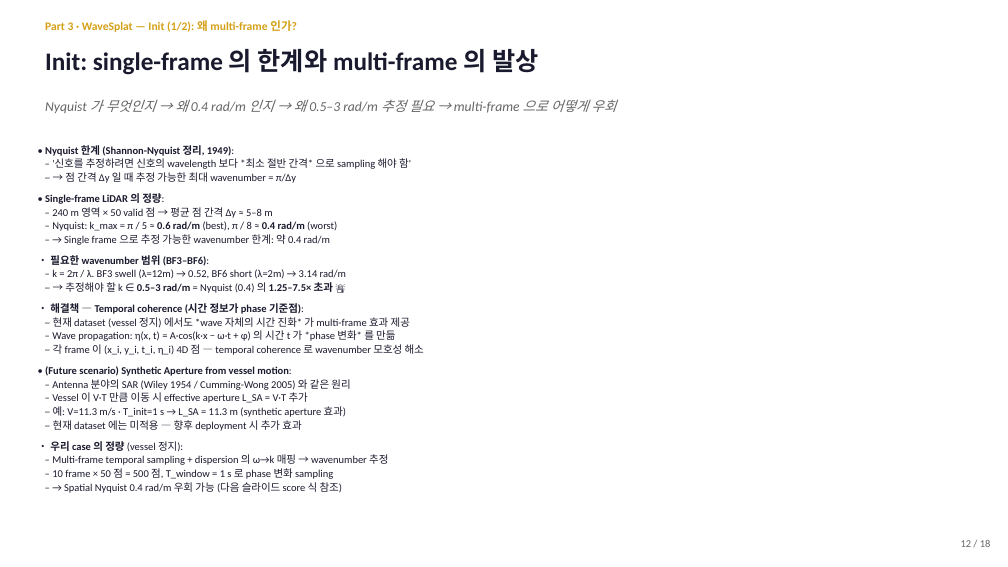
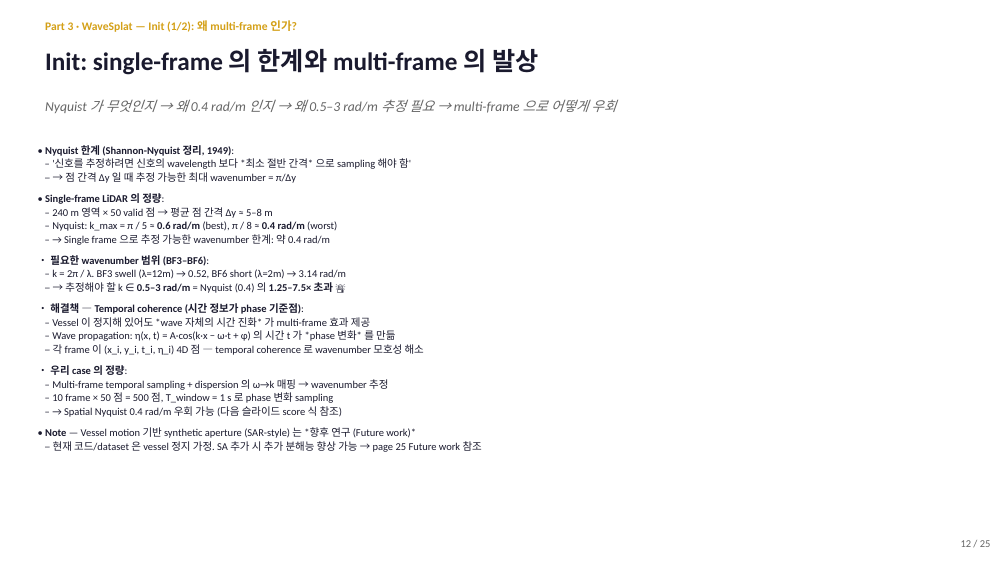
Before and after one commit to SAEYONGPARK94/wavesplat, a slide deck: slide 12 of wavesplat/docs/labmeeting_2026_05_13.pptx. Drawn at 1008x567 pixels with LibreOffice and Linux fonts; fonts in the diff are those of the drawing. Boxes give left, top, right and bottom in pixels: in the first picture for what was removed or moved away, otherwise in the second. Text is boxed around its words. In the diff, an @@ line names an element or a change of style, - is before the commit and + after.

```diff
--- a/wavesplat/docs/labmeeting_2026_05_13.pptx
+++ b/wavesplat/docs/labmeeting_2026_05_13.pptx
@@ text at [52, 317, 370, 327]: text changed @@
-– 현재 dataset (vessel 정지) 에서도 *wave 자체의 시간 진화* 가 multi-frame 효과 제공
+– Vessel 이 정지해 있어도 *wave 자체의 시간 진화* 가 multi-frame 효과 제공
@@ text at [50, 365, 127, 375]: text changed; bold on @@
-• (Future scenario) Synthetic Aperture from vessel motion:
-– Antenna 분야의 SAR (Wiley 1954 / Cumming-Wong 2005) 와 같은 원리
-– Vessel 이 V·T 만큼 이동 시 effective aperture L_SA = V·T 추가
-– 예: V=11.3 m/s · T_init=1 s → L_SA = 11.3 m (synthetic aperture 효과)
-– 현재 dataset 에는 미적용 — 향후 deployment 시 추가 효과
-• 우리 case 의 정량 (vessel 정지):
+• 우리 case 의 정량:
@@ text at [45, 427, 482, 452]: paragraphs added @@
+• Note — Vessel motion 기반 synthetic aperture (SAR-style) 는 *향후 연구 (Future work)*
+– 현재 코드/dataset 은 vessel 정지 가정. SA 추가 시 추가 분해능 향상 가능 → page 25 Future work 참조
```
Also in this commit, not shown: 23 other slides changed, 2 other files.
